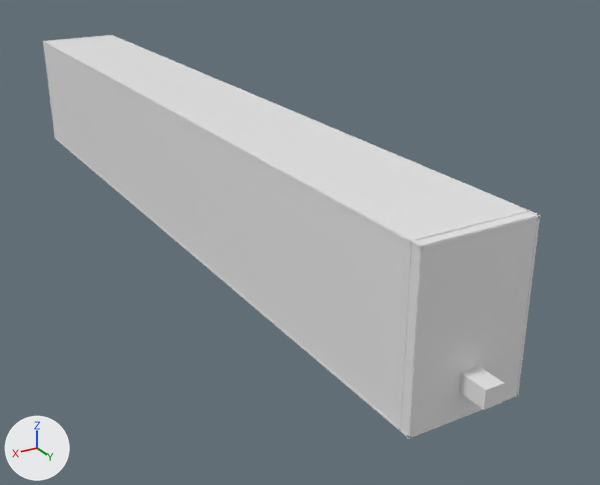
Renders of the Blender file assets/models/EditableWallsBlender/Room11Walls.blend from each side of a commit.
Before and after are seen from a 50 mm camera at (100.2, 302.9, 93.9) aimed at (-18.4, 105.2, -5.0). Every picture has the same lights, and +X, +Y and +Z are marked at lower left. The first picture is the older version.

The first picture shows 'REF_000_HazardFloor', 'REF_001_Ceiling', 'REF_002_LeftWall', 'REF_003_RightWall', 'REF_005_ExitWall' and 7 more.
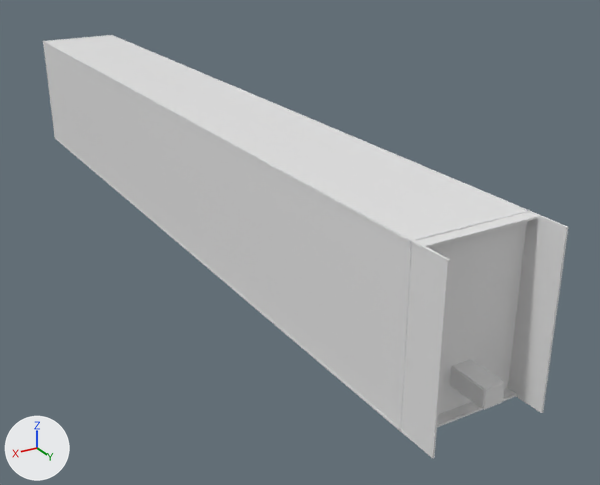
Where the newer file only moved an object's origin or applied its transform, the numbers keep the older frame.

Changed parts and their boxes [x1, y1, x2, y2] in the pictures (600 x 485 px):
```json
{"object": "REF_003_RightWall", "change": "rescaled", "before": [44, 41, 424, 439], "after": [44, 41, 450, 458], "on screen": "7% wider"}
{"object": "REF_005_ExitWall", "change": "deleted", "before": [407, 214, 540, 439]}
{"object": "REF_002_LeftWall", "change": "rescaled", "before": [111, 35, 540, 397], "after": [111, 35, 568, 413], "on screen": "7% wider"}
{"object": "REF_021_ExitDoorBackingLeft", "change": "unchanged, uncovered by the edit", "before": [483, 210, 528, 223], "after": [466, 210, 530, 404]}
{"object": "REF_022_ExitDoorBackingRight", "change": "unchanged, uncovered by the edit", "before": [399, 227, 464, 431], "after": [399, 227, 464, 431]}
{"object": "REF_024_ExitDoorBackingAbove", "change": "unchanged, uncovered by the edit", "before": [462, 221, 483, 228], "after": [452, 221, 483, 366]}
```

The change, as JSON lines over the scene's bpy script:
```json
{"block": "me_ref_002_leftwall_mesh", "where": "# used by ob_ref_002_leftwall; location = (-14.0, 80.0, 16.4)"}
{"op": "remove", "block": "me_ref_002_leftwall_mesh", "code": "me_ref_002_leftwall_mesh.from_pydata(...)  # 8 vertices, 6 faces; spans x 0.0, y -120.0..120.0, z -20.0..20.0"}
{"op": "add", "block": "me_ref_002_leftwall_mesh", "code": "me_ref_002_leftwall_mesh.from_pydata(...)  # 8 vertices, 6 faces; spans x 0.0, y -120.0..127.0, z -20.0..20.0"}
{"block": "me_ref_002_leftwall_mesh", "change": "me_ref_002_leftwall_mesh part 1: the whole mesh is scaled about its middle by (1, 1.03, 1), then moved by (0.0, 3.0, 0.0)"}
{"block": "me_ref_003_rightwall_mesh", "where": "# used by ob_ref_003_rightwall; location = (14.0, 80.0, 16.4)"}
{"op": "remove", "block": "me_ref_003_rightwall_mesh", "code": "me_ref_003_rightwall_mesh.from_pydata(...)  # 8 vertices, 6 faces; spans x 0.0, y -120.0..120.0, z -20.0..20.0"}
{"op": "add", "block": "me_ref_003_rightwall_mesh", "code": "me_ref_003_rightwall_mesh.from_pydata(...)  # 8 vertices, 6 faces; spans x 0.0, y -120.0..127.0, z -20.0..20.0"}
{"block": "me_ref_003_rightwall_mesh", "change": "me_ref_003_rightwall_mesh part 2: the whole mesh is scaled about its middle by (1, 1.03, 1), then moved by (0.0, 3.0, 0.0)"}
{"op": "remove", "block": "ob_ref_005_exitwall", "code": ["ob_ref_005_exitwall = bpy.data.objects.new('REF_005_ExitWall', me_ref_005_exitwall_mesh)", "ob_ref_005_exitwall.location = (0.0, 200.0, 16.4)"]}
```
